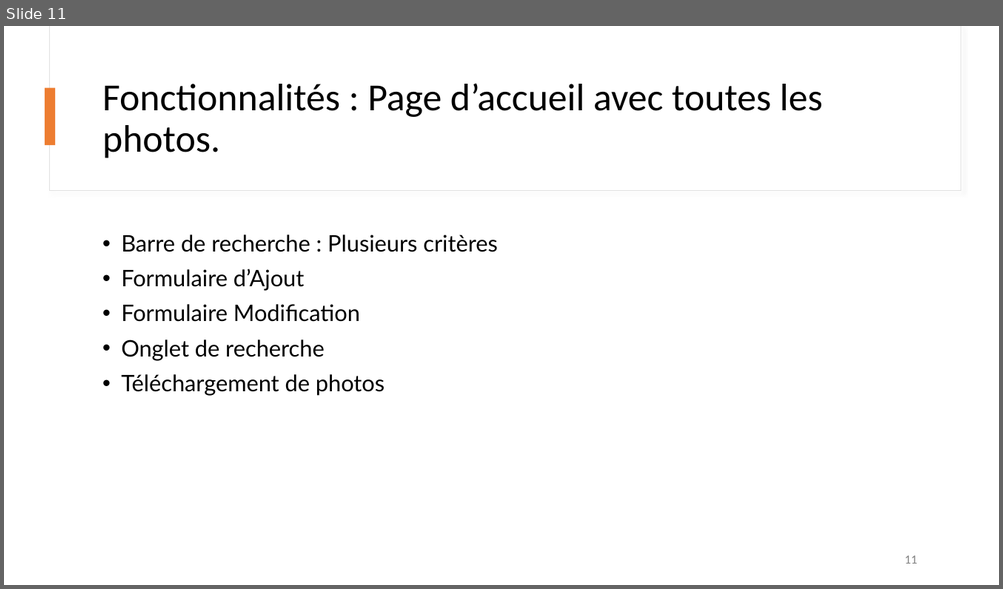
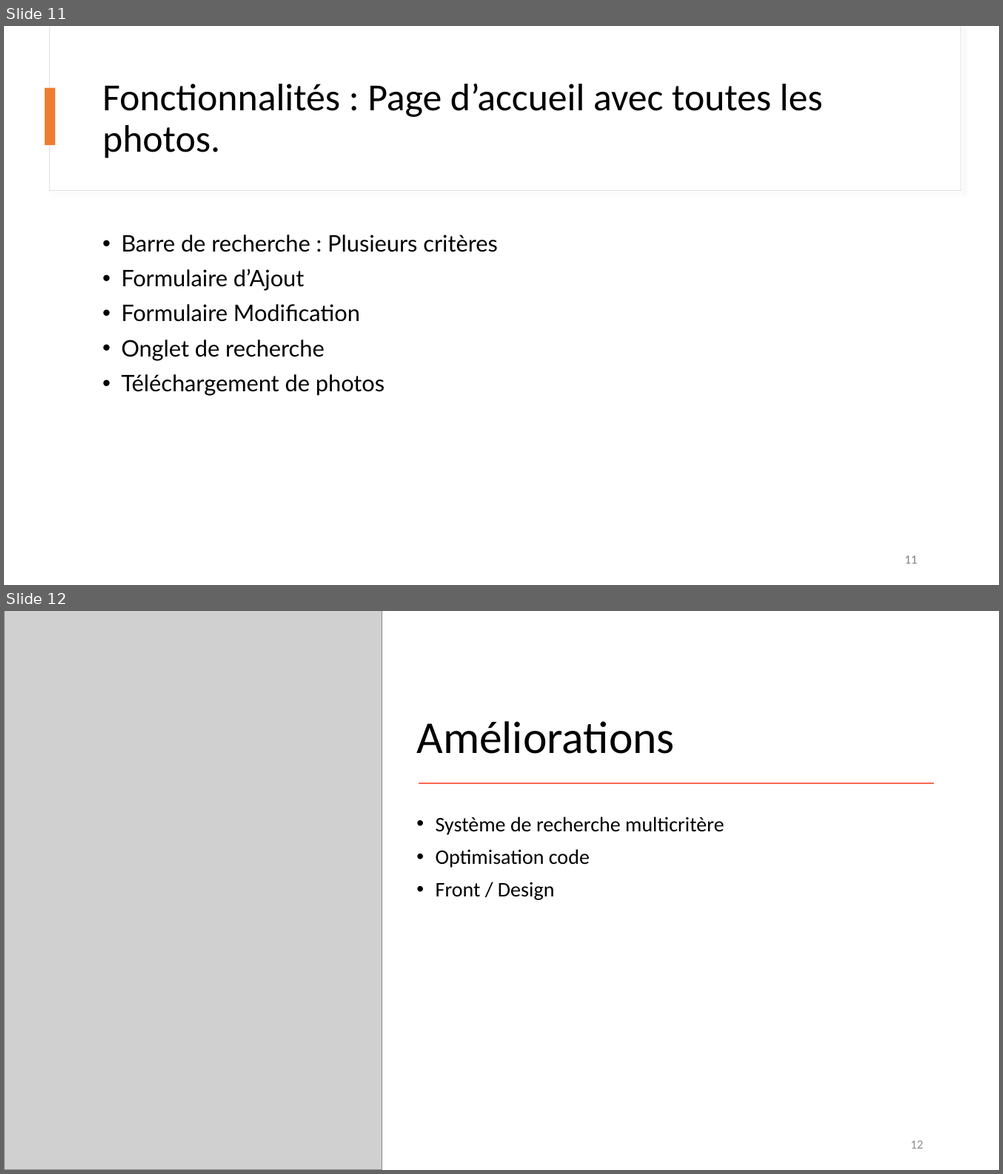
Before and after one commit to Netszky/Challenge_48H, a slide deck: Powerpoint/Challenge_48h.pptx. Shown one above the other, each under a label of ours: slide 11 before the commit, slides 11 and 12 after it. The pictures are 1003x589 and 1003x1174 pixels, drawn with LibreOffice and Linux fonts; fonts in the diff are those of the drawing; grey boxes stand for pictures. Boxes give left, top, right and bottom in pixels: in the first picture for what was removed or moved away, otherwise in the second. Text is boxed around its words. In the diff, an @@ line names an element or a change of style, - is before the commit and + after.

Commit message:
last commit

```diff
--- a/Powerpoint/Challenge_48h.pptx
+++ b/Powerpoint/Challenge_48h.pptx
@@ slide 12 added at [4, 611, 999, 1170], background #FFFFFF @@
@@ picture added at [4, 611, 382, 1170] @@
@@ title added at [416, 721, 674, 754], 44 pt, text #000000 @@
+Améliorations
@@ line added from (419, 783) to (933, 783), #FF6853 1.5 pt @@
@@ text added at [435, 817, 724, 900], 20 pt, text #000000 @@
+• Système de recherche multicritère
+• Optimisation code
+• Front / Design
@@ page number added at [910, 1141, 923, 1149], 12 pt, text #8C8C8C @@
+12
```
